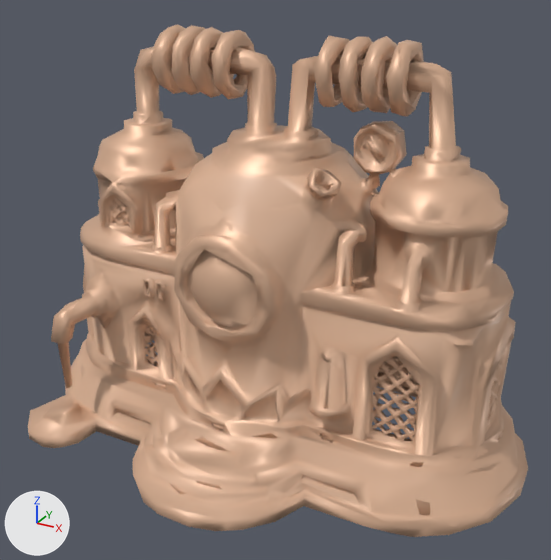
The glTF model public/assets/models/sabatier_reactor.glb, before and after one commit.
Rendered twice from a 50 mm lens placed at (1.77, -3.15, 2.47), pointed at (0.06, -0.04, 0.91). The axes (+X, +Y, +Z) are drawn at lower left. The lights are the same throughout. The older version comes first. Vertices at exactly the same position are counted once.

The scene before the commit, as lines of its bpy script (objects in view):
```python
mat_material_001 = bpy.data.materials.new('Material.001')
mat_material_001.use_nodes = True; mat_material_001.node_tree.nodes.clear()
_N = mat_material_001.node_tree.nodes; _L = mat_material_001.node_tree.links
n0 = _N.new('ShaderNodeBsdfPrincipled'); n0.name = 'Principled BSDF'
n0.inputs[0].default_value = (0.72, 0.45, 0.3, 1.0)  # 'Base Color', beige #ddb395
n1 = _N.new('ShaderNodeOutputMaterial'); n1.name = 'Material Output'
n2 = _N.new('ShaderNodeMath'); n2.name = 'Math'
n2.operation = 'MULTIPLY'
n2.inputs[1].default_value = 0.3  # 'Value'
n3 = _N.new('ShaderNodeSeparateColor'); n3.name = 'Separate Color'
n4 = _N.new('ShaderNodeTexImage'); n4.name = 'Image Texture'
n4.image = img_texture_pbr_20250901_metallic_texture_pbr_20250901_roughness
n5 = _N.new('ShaderNodeNormalMap'); n5.name = 'Normal Map'
n5.uv_map = 'UVMap'
n6 = _N.new('ShaderNodeTexImage'); n6.name = 'Image Texture.001'
n6.image = img_texture_pbr_20250901_normal
_L.new(n0.outputs[0], n1.inputs[0])  # 'BSDF' to 'Surface'
_L.new(n2.outputs[0], n0.inputs[1])  # 'Value' to 'Metallic'
_L.new(n3.outputs[2], n2.inputs[0])  # 'Blue' to 'Value'
_L.new(n3.outputs[1], n0.inputs[2])  # 'Green' to 'Roughness'
_L.new(n4.outputs[0], n3.inputs[0])  # 'Color' to 'Color'
_L.new(n5.outputs[0], n0.inputs[5])  # 'Normal' to 'Normal'
_L.new(n6.outputs[0], n5.inputs[1])  # 'Color' to 'Color'
me_node_0 = bpy.data.meshes.new('node_0')
me_node_0.from_pydata(...)  # 6595 vertices, 14969 faces; spans x -1.0..1.0, y -0.76..0.76, z -0.66..0.66
me_node_0.materials.append(mat_material_001)
ob_node_0 = bpy.data.objects.new('node_0', me_node_0)
ob_node_0.location = (0.0, 0.0, 1.05)
ob_node_0.rotation_euler = (1.571, 0.0, 0.0)  # degrees (90, 0, 0)
ob_node_0.scale = (1.38, 1.38, 1.38)
```
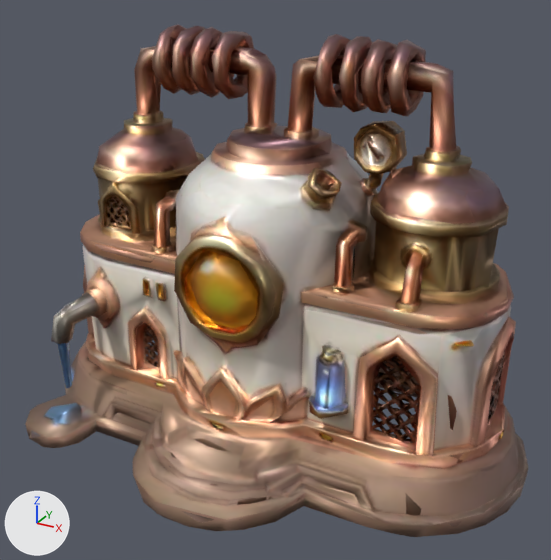
What differs and where, as boxes (x1, y1, x2, y2) in the pictures (551 x 560 px; the box of a moved part takes in the faces that stretch with it):
'node_0', surface changed, reshaped, rescaled (beige to brown): before (28, 24, 528, 537); after (25, 24, 528, 537)
part 1 of me_node_0, moved or reshaped: before (28, 25, 523, 537); after (25, 25, 528, 537)
part 2 of me_node_0, surface changed: before (115, 197, 418, 396); after (113, 197, 418, 396)

The change, as a diff of the scene's bpy script:
```diff
--- a/public/assets/models/sabatier_reactor.glb.py
+++ b/public/assets/models/sabatier_reactor.glb.py
@@ img_texture_pbr_20250901 @@
+img_texture_pbr_20250901 = load_image('texture_pbr_20250901', '_unpacked/texture_pbr_20250901', 1024, 1024, 'sRGB')
@@ mat_material_001 @@
 mat_material_001 = bpy.data.materials.new('Material.001')
-# nodes: BsdfPrincipled, Math, NormalMap, OutputMaterial, SeparateColor, TexImage x2
-# colours: beige #ddb395
+# nodes: BsdfPrincipled, NormalMap, OutputMaterial, SeparateColor, TexImage x3
+# uses the picture img_texture_pbr_20250901
 # uses the picture img_texture_pbr_20250901_metallic_texture_pbr_20250901_roughness
@@ me_node_0 @@
 # used by ob_node_0; location = (0.0, 0.0, 1.05); rotation_euler = (1.571, 0.0, 0.0), in degrees (90, 0, 0); scale = (1.38, 1.38, 1.38)
-me_node_0.from_pydata(...)  # 6595 vertices, 14969 faces; spans x -1.0..1.0, y -0.76..0.76, z -0.66..0.66
+me_node_0.from_pydata(...)  # 6595 vertices, 14978 faces; spans x -1.0..1.0, y -0.76..0.76, z -0.66..0.66
+# me_node_0 part 1: 264 vertices moved from x -0.93..0.89, y -0.76..0.76, z -0.57..0.51 to x -0.92..0.9, y -0.76..0.76, z -0.57..0.51; 471 vertices removed from x -1.0..0.98, y -0.76..0.76, z -0.63..0.65; 471 vertices added at x -1.0..0.99, y -0.76..0.76, z -0.63..0.66
+# me_node_0 part 2: 90 kept faces spanning x -0.85..0.85, y -0.58..0.14, z -0.38..0.26 get new texture (UV) coordinates
 me_node_0.materials.append(mat_material_001)
```
